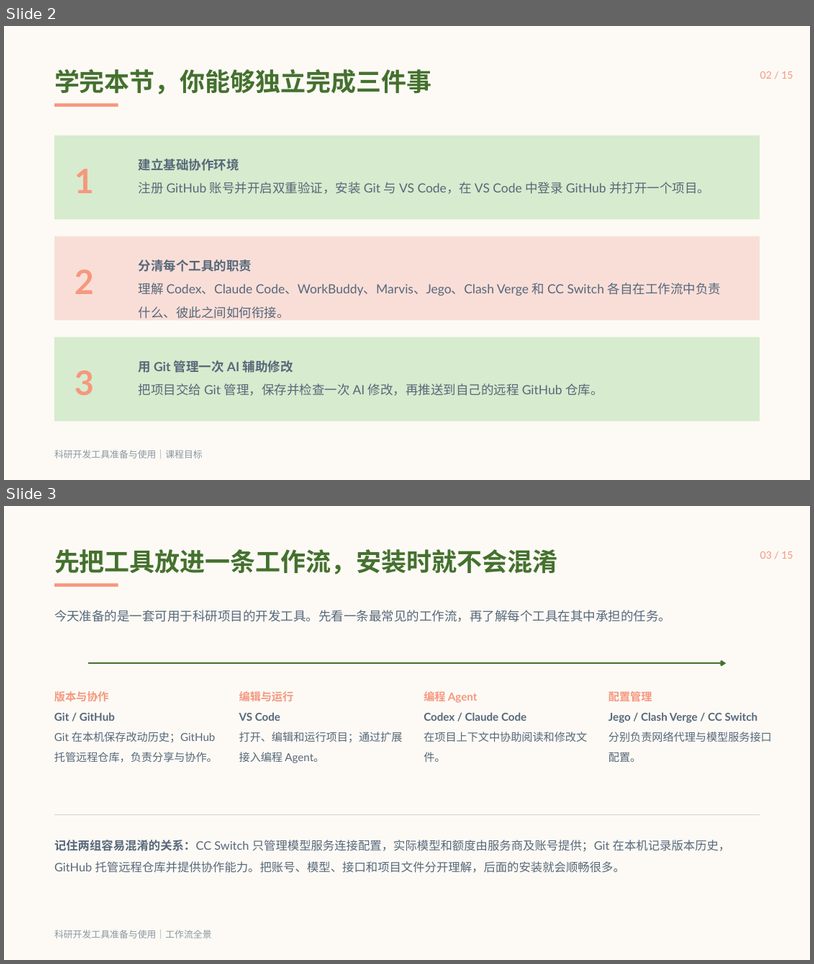
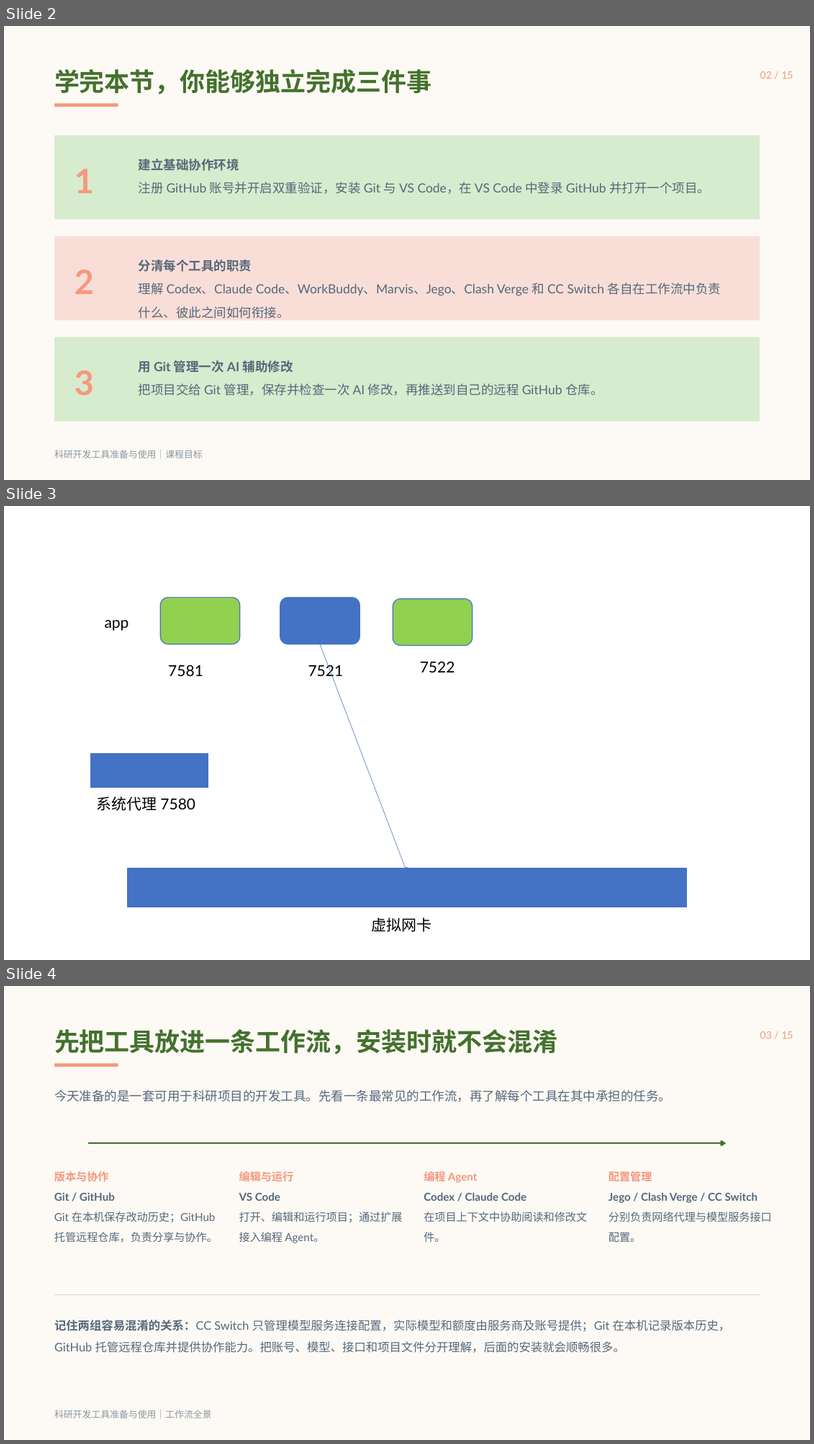
Before and after one commit to langka9/ai_research_codex, a slide deck: ppt/kimi_version/1_工具介绍.pptx. Shown one above the other, each under a label of ours: slides 2 and 3 before the commit, slides 2, 3 and 4 after it. The pictures are 814x964 and 814x1444 pixels, drawn with LibreOffice and Linux fonts; fonts in the diff are those of the drawing. Boxes give left, top, right and bottom in pixels: in the first picture for what was removed or moved away, otherwise in the second. Text is boxed around its words. In the diff, an @@ line names an element or a change of style, - is before the commit and + after.

```diff
--- a/ppt/kimi_version/1_工具介绍.pptx
+++ b/ppt/kimi_version/1_工具介绍.pptx
@@ slide 3 added at [4, 506, 810, 960], background #FFFFFF @@
@@ rounded rectangle added at [161, 597, 241, 644], fill #92D050, outline #4472C4 1 pt @@
@@ rounded rectangle added at [280, 597, 360, 644], fill #4472C4, outline #4472C4 1 pt @@
@@ rounded rectangle added at [393, 599, 473, 645], fill #92D050, outline #4472C4 1 pt @@
@@ text added at [105, 620, 129, 631], 18 pt, text #000000 @@
+app
@@ arrow added from (320, 644) to (407, 872), #4472C4 0.5 pt @@
@@ text added at [168, 664, 203, 676], 18 pt, text #000000 @@
+7581
@@ text added at [309, 663, 344, 680], 18 pt, text #000000 @@
+7521
@@ text added at [420, 661, 455, 672], 18 pt, text #000000 @@
+7522
@@ rectangle added at [90, 754, 208, 788], fill #4472C4, outline #4472C4 1 pt @@
@@ text added at [97, 796, 196, 811], 18 pt, text #000000 @@
+系统代理 7580
@@ rectangle added at [127, 868, 687, 903], fill #4472C4, outline #4472C4 1 pt @@
@@ rectangle added at [127, 872, 687, 906], fill #4472C4, outline #4472C4 1 pt @@
@@ text added at [371, 917, 432, 932], 18 pt, text #000000 @@
+虚拟网卡
@@ what was slide 3 is now slide 4 @@
```
Also in this commit, not shown: 1 slide changed, 1 other file.
